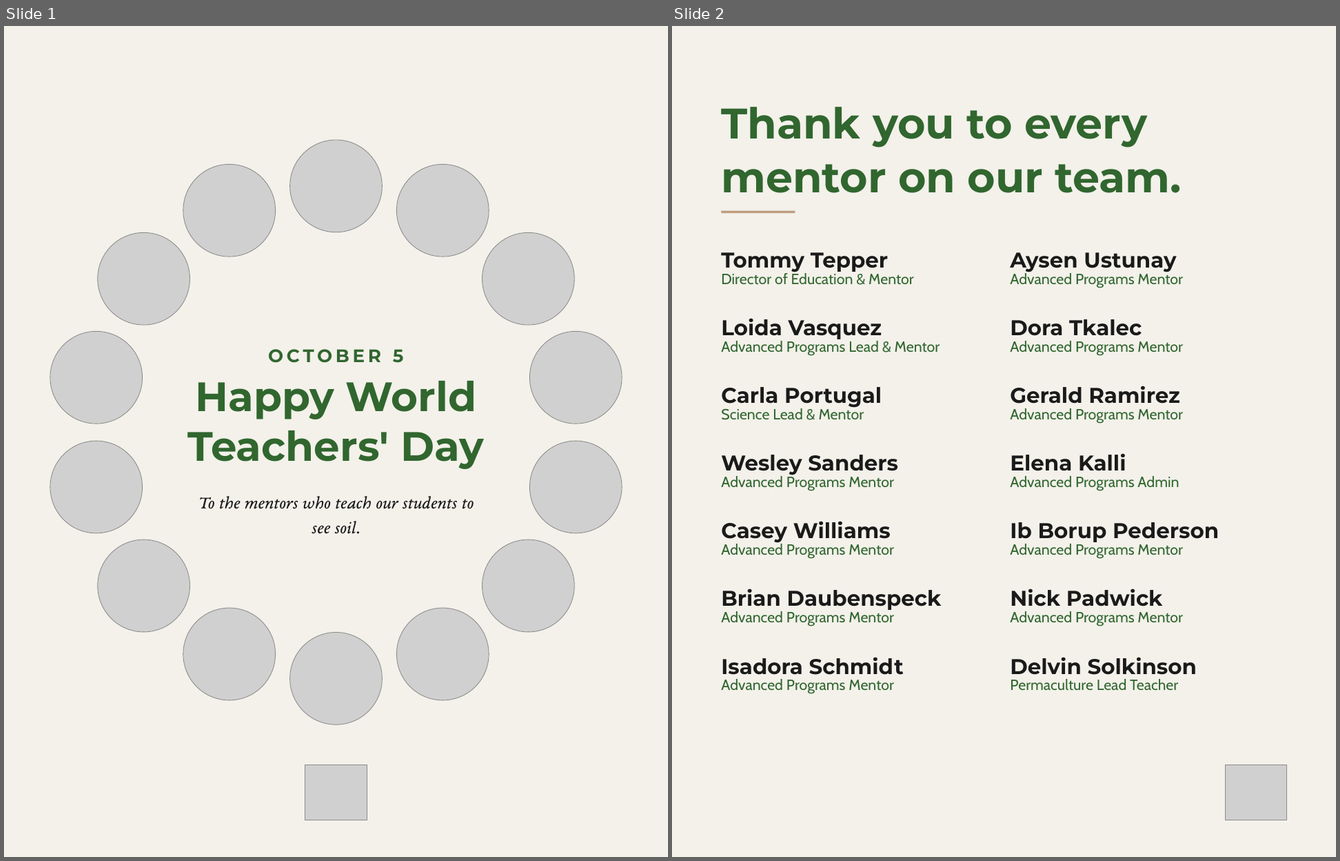
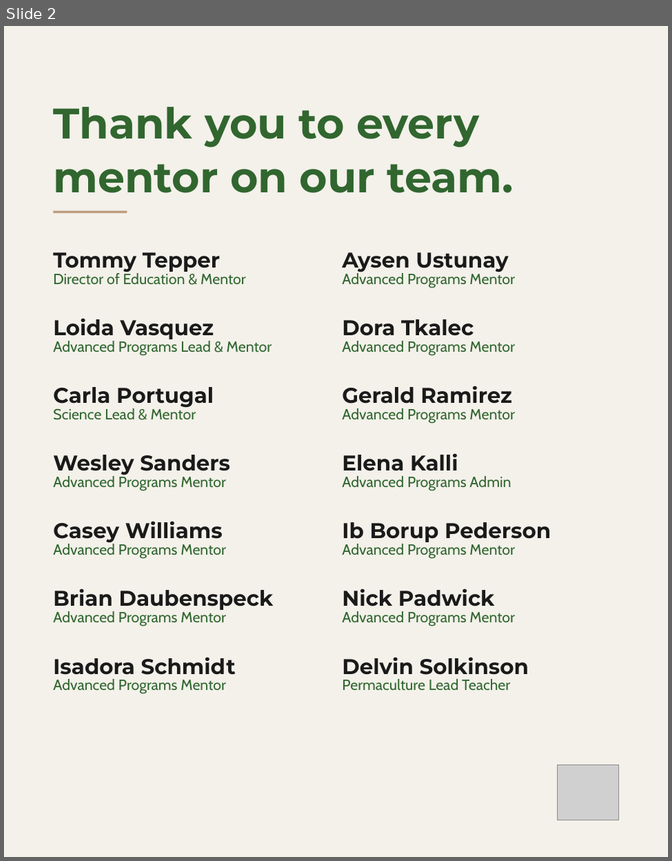
Before and after one commit to linneamoritznyc/SFW-SocialMedia, a slide deck: templates/posts/october/05-10-2026-mon-ig-teachers-day-option-3-wreath.pptx. Shown side by side, each under a label of ours: slides 1 and 2 before the commit, slide 2 after it. The pictures are 1340x861 and 672x861 pixels, drawn with LibreOffice and Linux fonts; fonts in the diff are those of the drawing; grey boxes stand for pictures. Boxes give left, top, right and bottom in pixels: in the first picture for what was removed or moved away, otherwise in the second. Text is boxed around its words. In the diff, an @@ line names an element or a change of style, - is before the commit and + after.

```diff
--- a/templates/posts/october/05-10-2026-mon-ig-teachers-day-option-3-wreath.pptx
+++ b/templates/posts/october/05-10-2026-mon-ig-teachers-day-option-3-wreath.pptx
@@ slide 1 removed at box(4, 26, 668, 857), background #F3F1EA @@
@@ picture removed at box(290, 140, 382, 232) @@
@@ picture removed at box(183, 164, 276, 256) @@
@@ picture removed at box(397, 164, 489, 256) @@
@@ picture removed at box(98, 233, 190, 325) @@
@@ picture removed at box(482, 233, 575, 325) @@
@@ picture removed at box(50, 332, 142, 423) @@
@@ picture removed at box(530, 332, 622, 423) @@
@@ text removed at box(268, 349, 404, 363) @@
-OCTOBER 5
@@ text removed at box(188, 381, 484, 469) @@
-Happy World Teachers' Day
@@ picture removed at box(50, 441, 142, 532) @@
@@ picture removed at box(530, 441, 622, 532) @@
@@ text removed at box(199, 496, 475, 534) @@
-To the mentors who teach our students to see soil.
@@ picture removed at box(98, 539, 190, 631) @@
@@ picture removed at box(482, 539, 575, 631) @@
@@ picture removed at box(183, 608, 276, 700) @@
@@ picture removed at box(397, 608, 489, 700) @@
@@ picture removed at box(290, 632, 382, 724) @@
@@ picture removed at box(306, 764, 367, 819) @@
```
Also in this commit, not shown: 1 slide added, 24 other files.
